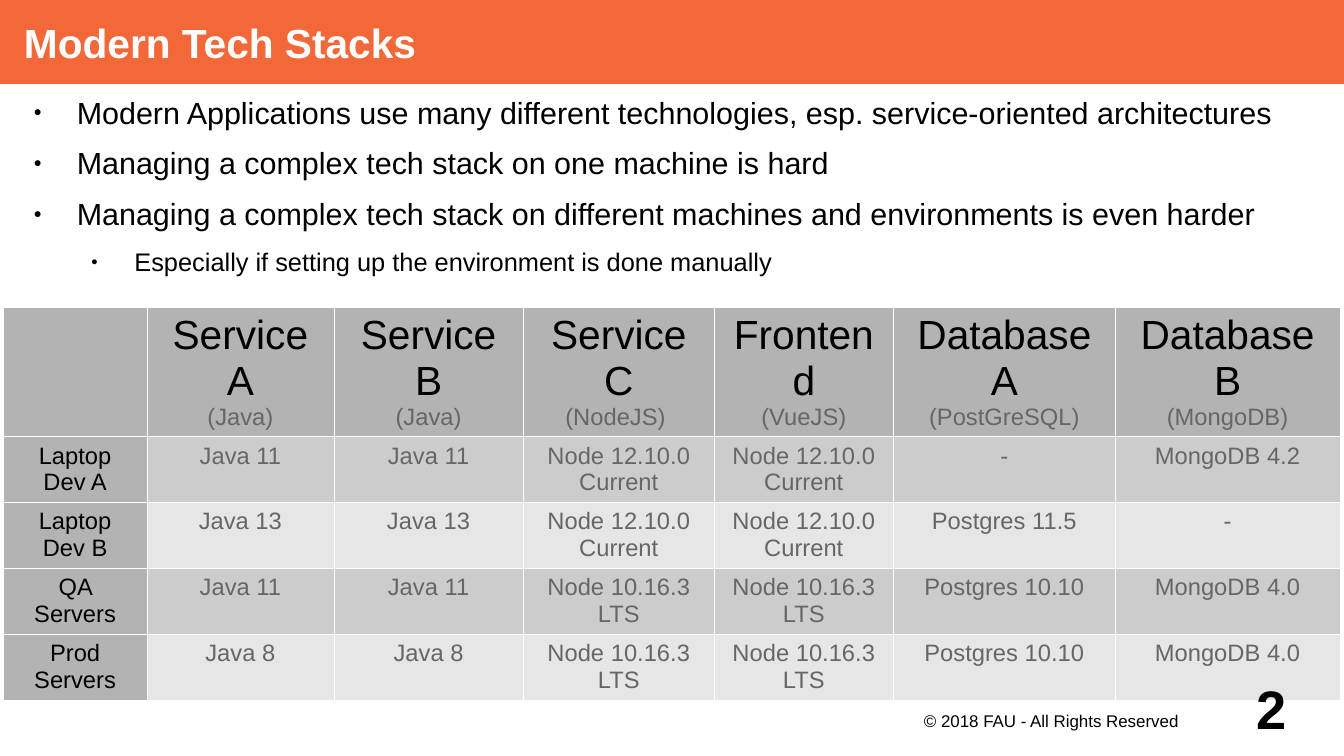
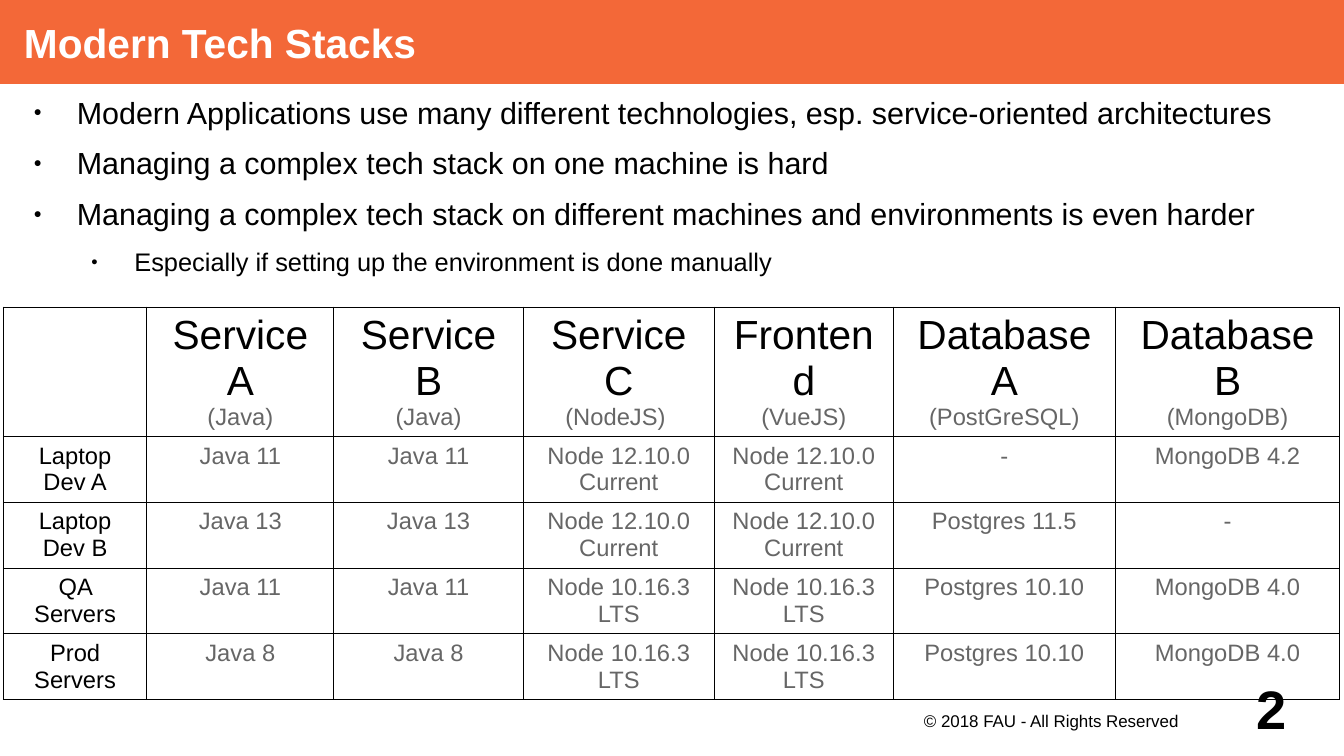
Before and after one commit to dirkriehle/adap-course, a slide deck: slide 2 of Lecture Slides/ADAP Z01 - Containerization.odp. Drawn at 1344x756 pixels with LibreOffice and Linux fonts; fonts in the diff are those of the drawing. Boxes give left, top, right and bottom in pixels: in the first picture for what was removed or moved away, otherwise in the second. Text is boxed around its words. In the diff, an @@ line names an element or a change of style, - is before the commit and + after.

```diff
--- a/Lecture Slides/ADAP Z01 - Containerization.odp
+++ b/Lecture Slides/ADAP Z01 - Containerization.odp
@@ table at (4, 307, 1340, 693) @@
@@ fill #B3B3B3 to none in 10 cells @@
@@ fill #CCCCCC to none in 12 cells @@
@@ fill #E6E6E6 to none in 12 cells @@
@@ borders changed @@
```
Also in this commit, not shown: 6 other slides changed, 2 slides added.
